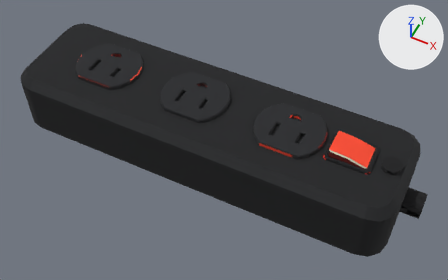
The OBJ model src/main/resources/assets/apocalypse_firstlight/models/block/power_strip_3/lit_lowered.obj: old version first, new version second.
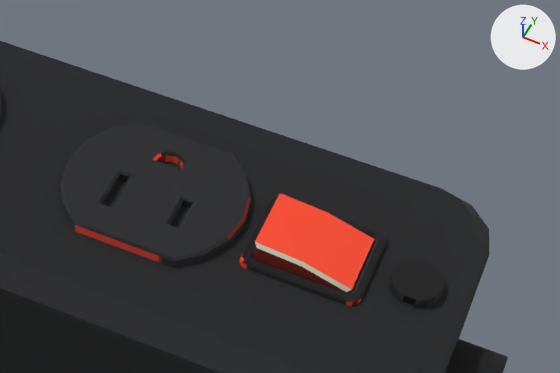
The first picture shows the older version from a 50 mm camera at (0.653, -0.784, 0.218) aimed at (0.513, -0.504, -0.132). The close-ups show the older and then the newer version on the part from 51% to 100% of the width and 20% to 72% of the height of that picture. Only the edits that show in the close-ups are written down. The axes (+X, +Y, +Z) are drawn at upper right. The lights are the same throughout. Where no turn or scale is listed for an object, it has been applied to the vertices. Vertices at exactly the same position are counted once.

Script lines for the objects in view, before the commit:
```python
me_strip3_button = bpy.data.meshes.new('strip3_button')
me_strip3_button.from_pydata(...)  # a 14-sided cylinder along z spanning x 0.629..0.6425, y -0.50658..-0.49342, z -0.10375..-0.09895
me_strip3_button.materials.append(mat_strip)  # picture img_power_strip
me_strip3_face_a2 = bpy.data.meshes.new('strip3_face_a2')
me_strip3_face_a2.from_pydata(...)  # 132 vertices, 173 faces; spans x 0.5372..0.5888, y -0.5216..-0.4784, z -0.1037..-0.0989
me_strip3_face_a2.materials.append(mat_strip)  # picture img_power_strip
me_strip3_rocker_lit = bpy.data.meshes.new('strip3_rocker_lit')
me_strip3_rocker_lit.from_pydata(...)  # 20 vertices, 21 faces; spans x 0.5945..0.6215, y -0.5105..-0.4895, z -0.1034..-0.0953
me_strip3_rocker_lit.materials.append(mat_strip)  # picture img_power_strip
ob_strip3_button = bpy.data.objects.new('strip3_button', me_strip3_button)
ob_strip3_button.location = (0.0, 0.0, 0.0)
ob_strip3_face_a2 = bpy.data.objects.new('strip3_face_a2', me_strip3_face_a2)
ob_strip3_face_a2.location = (0.0, 0.0, 0.0)
ob_strip3_rocker_lit = bpy.data.objects.new('strip3_rocker_lit', me_strip3_rocker_lit)
ob_strip3_rocker_lit.location = (0.0, 0.0, 0.0)
# also in view: 'strip3_shell' at (0.5, -0.5, -0.129); 'strip3_bezel' at (0.608, -0.5, -0.102); 'strip3_grommet' at (0.655, -0.5, -0.129)
```
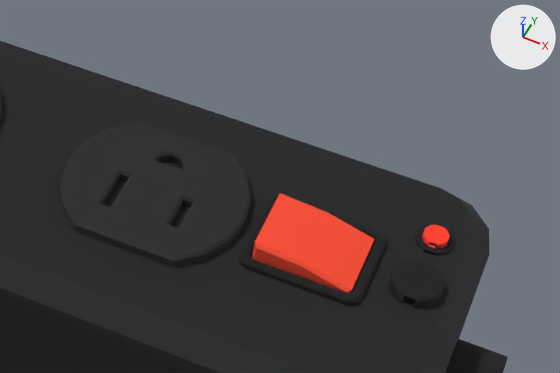
Pixel boxes (x1, y1, x2, y2) of what changed, in the close-ups (560 x 373 px):
'strip3_led_lit', added (red): after (422, 225, 450, 248)
'strip3_led_housing', added: after (415, 225, 455, 255)
part 1 of me_strip3_face_a2, surface changed: (72, 152, 251, 264) in both
part 2 of me_strip3_rocker_lit, surface changed: (252, 241, 374, 293) in both

What changed in the scene script:
```text
Add mat_strip_glow:
    mat_strip_glow = principled_material('strip_glow')
    mat_strip_glow.texture = img_power_strip
    mat_strip_glow.roughness = 1.0
Change me_strip3_face_a2:
    where me_strip3_face_a2.from_pydata(...)  # 132 vertices, 173 faces; spans x 0.5372..0.5888, y -0.5216..-0.4784, z -0.1037..-0.0989
    used by ob_strip3_face_a2; location = (0.0, 0.0, 0.0)
    me_strip3_face_a2 part 1: texture (UV) coordinates of 83 of 173 faces, centred in x 0.5379..0.5881, y -0.5216..-0.4784, z -0.1034..-0.0993, changed; they spanned u 0.03..0.97, v 0.03..0.18 and now span u 0.0..0.99, v 0.02..0.17
Change me_strip3_rocker_lit:
    where me_strip3_rocker_lit.from_pydata(...)  # 20 vertices, 21 faces; spans x 0.5945..0.6215, y -0.5105..-0.4895, z -0.1034..-0.0953
    used by ob_strip3_rocker_lit; location = (0.0, 0.0, 0.0)
    me_strip3_rocker_lit part 2: texture (UV) coordinates of 17 of 21 faces, centred in x 0.5949..0.6215, y -0.5105..-0.4895, z -0.103..-0.0963, changed; they spanned u 0.11..0.83, v 0.08..0.19 and now span u 0.17..0.9, v 0.07..0.19
Add me_strip3_led_lit:
    me_strip3_led_lit.from_pydata(...)  # a 12-sided cylinder along z spanning x 0.63242..0.63908, y -0.48533..-0.47867, z -0.10135..-0.09955
    me_strip3_led_lit.materials.append(mat_strip_glow)  # picture img_power_strip
Add me_strip3_led_housing:
    me_strip3_led_housing.from_pydata(...)  # a 12-sided cylinder along z spanning x 0.63082..0.64068, y -0.48693..-0.47707, z -0.10375..-0.10135
    me_strip3_led_housing.materials.append(mat_strip)  # picture img_power_strip
Add ob_strip3_led_lit:
    ob_strip3_led_lit = bpy.data.objects.new('strip3_led_lit', me_strip3_led_lit)
    ob_strip3_led_lit.location = (0.0, 0.0, 0.0)
Add ob_strip3_led_housing:
    ob_strip3_led_housing = bpy.data.objects.new('strip3_led_housing', me_strip3_led_housing)
    ob_strip3_led_housing.location = (0.0, 0.0, 0.0)
```
